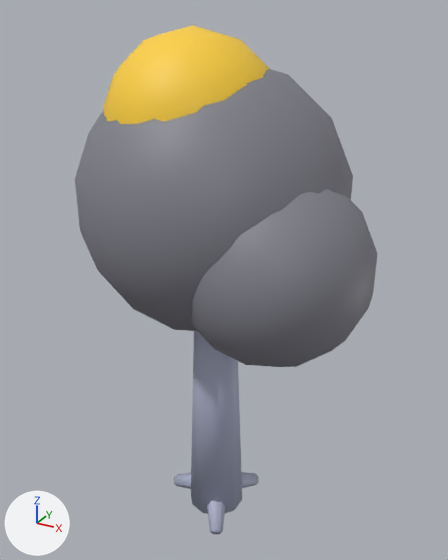
A saved change to the FBX model pet-race-league/models/fbx/Tree_Round.fbx.
Before and after are seen from a camera (50 mm lens) standing at (8.19, -14.35, 15.3) and looking at (0.12, 0.33, 7.96). Lighting does not change. The marker at lower left points along +X, +Y and +Z. The older version comes first.

Names of what the first picture shows: 'Tree_Round'.
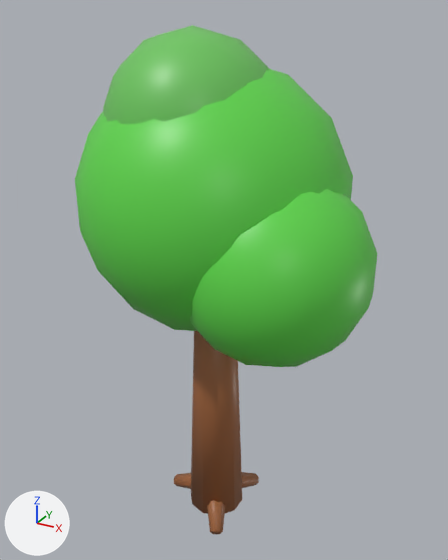
What changed in the scene script:
```text
Change me_tree_round:
    where me_tree_round.from_pydata(...)  # 568 vertices, 596 faces; spans x -4.6..4.7, y -3.8..3.8, z -0.2..14.9
    used by ob_tree_round; location = (0.0, 0.0, 0.0)
    me_tree_round part 1: 596 kept faces spanning x -4.6..4.7, y -3.8..3.8, z -0.2..14.9 get new texture (UV) coordinates
```

Boxes (x1, y1, x2, y2) around the edits, measured in the pictures (448 x 560 px):
part 1 of me_tree_round, surface changed (grey to green)
    both: (75, 25, 377, 534)
